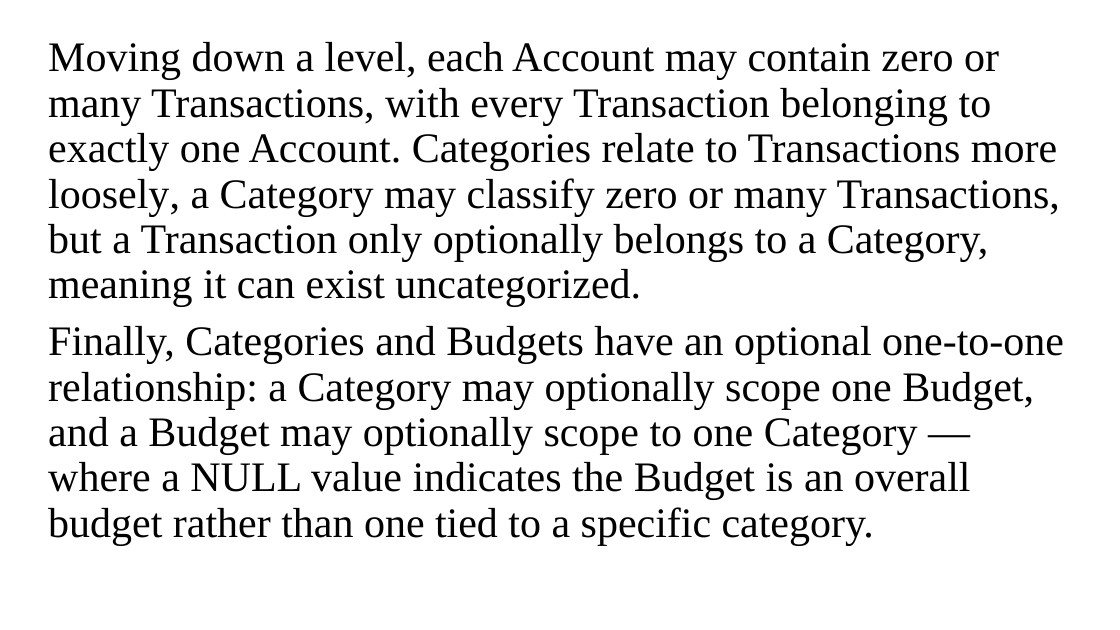
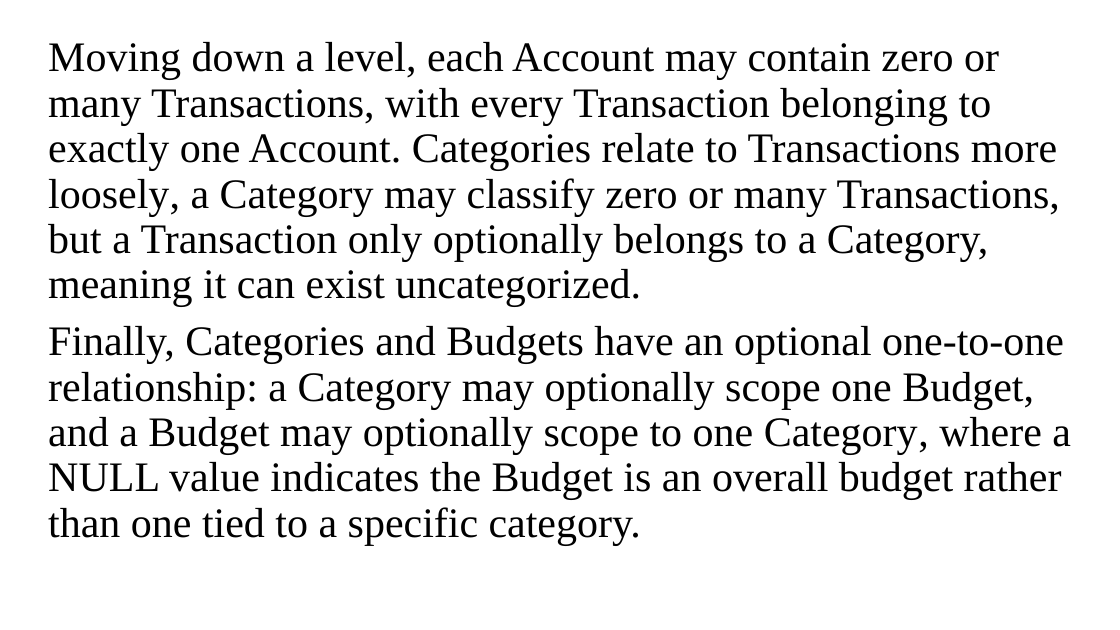
Before and after one commit to p1-my2/Malihub, a slide deck: slide 11 of MALIHUB POWERPOINT PRESENTATION.pptx. Drawn at 1120x630 pixels with LibreOffice and Linux fonts; fonts in the diff are those of the drawing. Boxes give left, top, right and bottom in pixels: in the first picture for what was removed or moved away, otherwise in the second. Text is boxed around its words. In the diff, an @@ line names an element or a change of style, - is before the commit and + after.

Commit message:
update to ppt

```diff
--- a/MALIHUB POWERPOINT PRESENTATION.pptx
+++ b/MALIHUB POWERPOINT PRESENTATION.pptx
@@ text at [48,326,1071,545]: text changed @@
-Finally, Categories and Budgets have an optional one-to-one relationship: a Category may optionally scope one Budget, and a Budget may optionally scope to one Category — where a NULL value indicates the Budget is an overall budget rather than one tied to a specific category.
+Finally, Categories and Budgets have an optional one-to-one relationship: a Category may optionally scope one Budget, and a Budget may optionally scope to one Category, where a NULL value indicates the Budget is an overall budget rather than one tied to a specific category.
```
Also in this commit, not shown: 1 other file.
